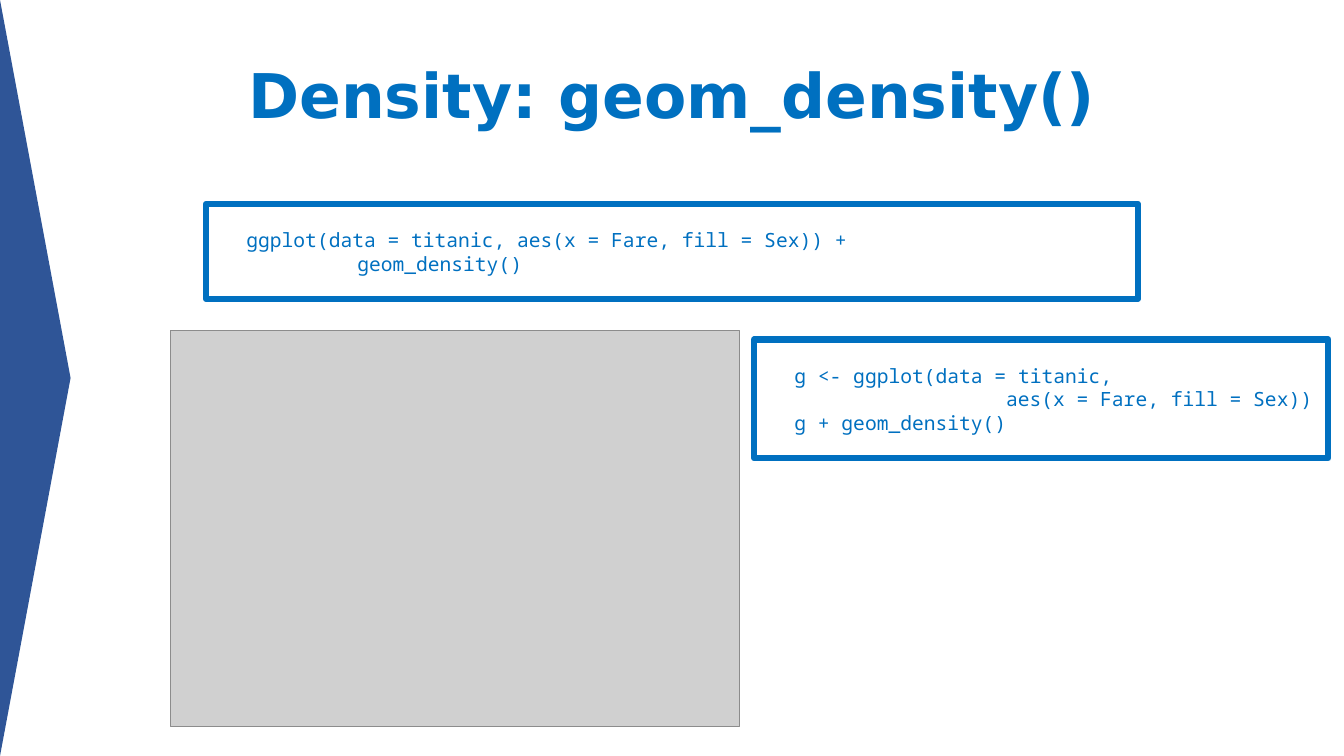
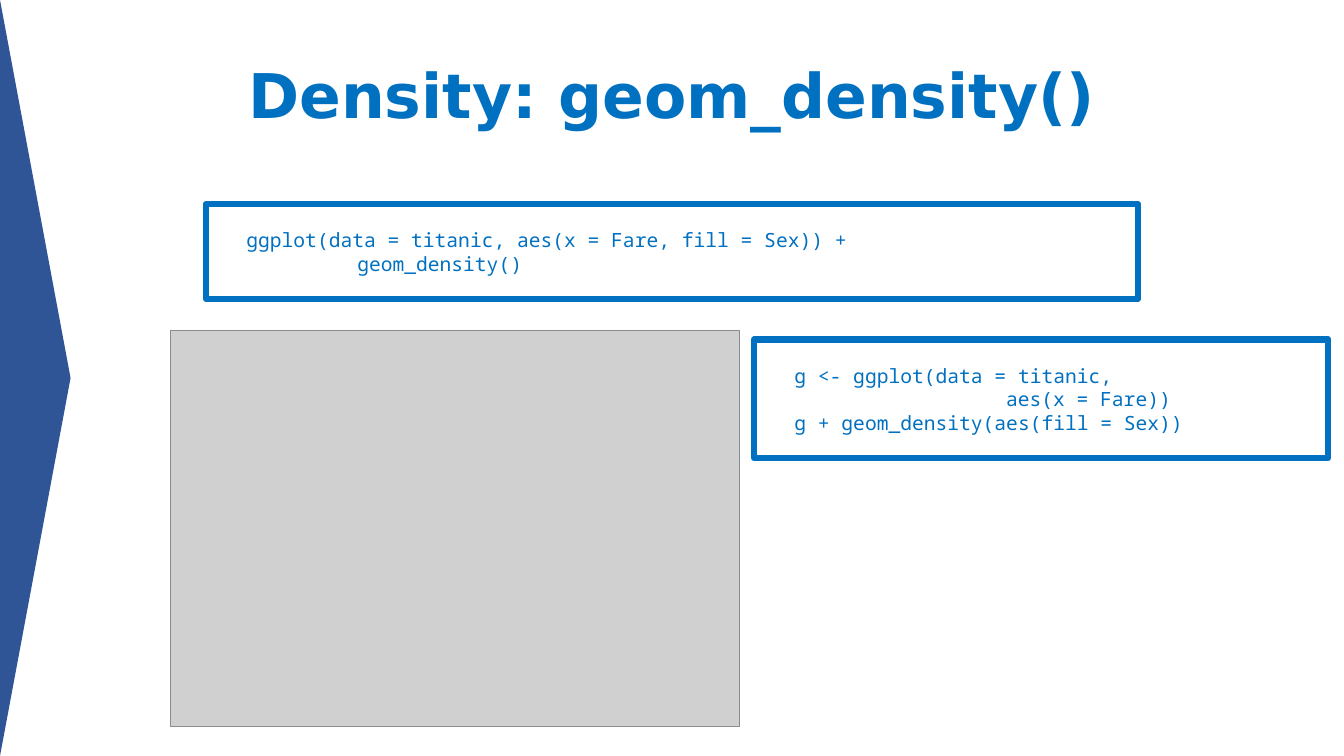
Before and after one commit to aephidayatuloh/DataViz-Introggplot2, a slide deck: slide 20 of Data Visualization - Simply but Beauty ggplot2.pptx. Drawn at 1344x756 pixels with LibreOffice and Linux fonts; fonts in the diff are those of the drawing; grey boxes stand for pictures. Boxes give left, top, right and bottom in pixels: in the first picture for what was removed or moved away, otherwise in the second. Text is boxed around its words. In the diff, an @@ line names an element or a change of style, - is before the commit and + after.

```diff
--- a/Data Visualization - Simply but Beauty ggplot2.pptx
+++ b/Data Visualization - Simply but Beauty ggplot2.pptx
@@ text in rectangle at (x1=794, y1=392, x2=1183, y2=435): text changed @@
-      aes(x = Fare, fill = Sex))
-      g + geom_density()
+      aes(x = Fare))
+      g + geom_density(aes(fill = Sex))
```
Also in this commit, not shown: 3 other slides changed.
